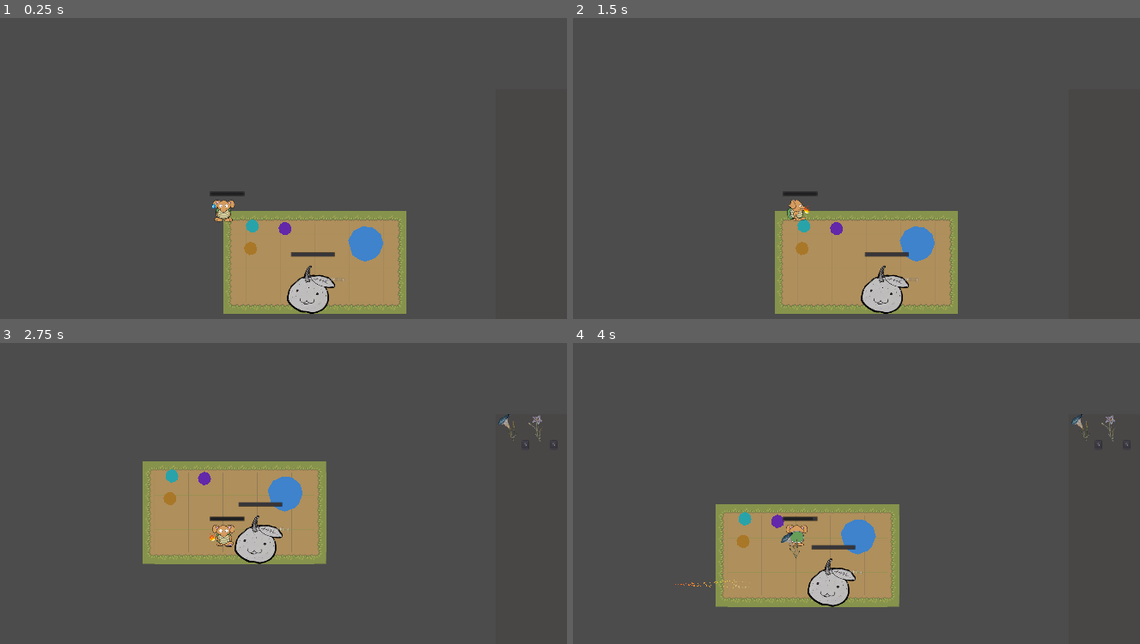
Above: before the commit, frames 1-4 (two rows, left to right).
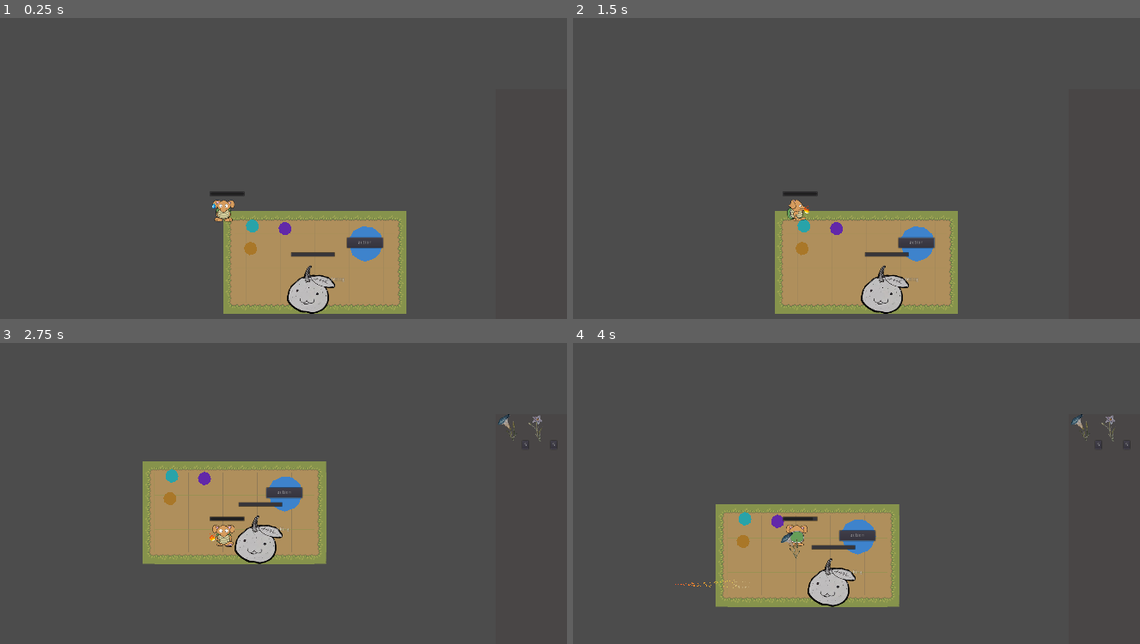
Above: after the commit, the same moments.

Repository: drarbego/magic-garden
Game: Godot game, scene res://Worlds/World.tscn
Same seed, same stepped clock (60 frames per second), same inputs: the game is played once before the commit and once after it.
Inputs (mouse positions are in pixels of both pictures, inside the frame that each line leads up to):
- Up to frame 1 (0.25 s): no input
- Up to frame 2 (1.5 s): click (935, 243) at 0.5 s, where only the run after the commit has a clickable "action"; move the mouse to (947, 192) at 1.27 s; hold Right (ui_right) from 1.28 s (still down); hold Shift (change_action) from 1.28 s (still down)
- Up to frame 3 (2.75 s): tap Space (ui_select) at 1.52, 2.27 s; move the mouse to (85, 556) at 2.02 s; release Right (ui_right) at 2.03 s; release Shift (change_action) at 2.03 s; hold Down (ui_down) from 2.03 s (still down); click (85, 556) at 2.1 s
- Up to frame 4 (4 s): move the mouse to (867, 451) at 2.77 s; release Down (ui_down) at 2.78 s; hold Right (ui_right) 2.78-3.53 s; hold Shift (change_action) 2.78-3.53 s; tap Enter at 3.5 s; move the mouse to (760, 613) at 3.52 s; hold Up (ui_up) from 3.53 s (still down); click (760, 613) at 3.6 s; tap Space (ui_select) at 3.77 s

The runs differ from the first frame. In frame 1, 0.3% of the frame differs, in the area x 61-68%, y 72-77%; in frame 2, 0.3%; in frame 3, 0.3%, in the area x 46-54%, y 47-52%; in frame 4, 0.3%.

Commit message:
water provider wip

Diff:
--- a/Engine/Character/Character.gd
+++ b/Engine/Character/Character.gd
@@ -11,6 +11,7 @@
 var dir = Vector2.ZERO
 var max_health = 50.0
 var health = max_health
+var max_water = 10.0
 
 # make it a reference to the plant obj and only
 # make it null if is the same instance id
--- a/WaterDispenser.gd
+++ b/WaterDispenser.gd
@@ -4,7 +4,31 @@
 const WaterDropItem = preload("res://ItemTypes/WaterDropItem.tscn")
 const MAX_AMOUNT = 5
 
+export var water_content :=	20.0
+var is_player_near := false
+
+onready var player = get_node("../Character")
+
+func provide_water(player):
+	if self.water_content >= 0.0:
+		self.player.add_item_to_inventory(WaterDropItem, min(self.water_content, MAX_AMOUNT), MAX_AMOUNT)
+		self.water_content -= MAX_AMOUNT
+		$Control/ProgressBar.value =  (self.water_content / 20.0) * $Control/ProgressBar.max_value
+		$Tween.interpolate_callback(self, 1.0, "provide_water")
 
 func _on_WaterDispenser_body_entered(body):
 	if body is Character:
-		body.add_item_to_inventory(WaterDropItem, MAX_AMOUNT, MAX_AMOUNT)
+		$Display.set_visible(true)
+		self.is_player_near = true
+
+func _on_WaterDispenser_body_exited(body):
+	if body is Character:
+		$Display.set_visible(false)
+		self.is_player_near = false
+		$Tween.remove_all()
+
+func _on_ActionButton_toggled(button_pressed:bool):
+	if button_pressed:
+		$Tween.interpolate_callback(self, 1.0, "provide_water")
+	else:
+		$Tween.remove_all()
--- a/WaterDispenser.tscn
+++ b/WaterDispenser.tscn
@@ -14,4 +14,37 @@
 [node name="Polygon2D" type="Polygon2D" parent="."]
 color = Color( 0.247059, 0.517647, 0.803922, 1 )
 polygon = PoolVector2Array( 50.0835, -0.383801, 42.5069, -27.3229, 20.0576, -45.5629, -7.4427, -48.369, -33.5399, -35.4607, -48.4126, -9.36349, -36.4582, 31.4549, -17.7705, 44.4696, -0.417542, 50.4764, 26.613, 40.4651, 38.9602, 28.7852 )
+
+[node name="Display" type="Control" parent="."]
+visible = false
+margin_right = 40.0
+margin_bottom = 40.0
+__meta__ = {
+"_edit_use_anchors_": false
+}
+
+[node name="ProgressBar" type="ProgressBar" parent="Display"]
+margin_left = -1.33484
+margin_top = -64.0723
+margin_right = 134.665
+margin_bottom = -50.0723
+step = 1.0
+page = 100.0
+__meta__ = {
+"_edit_use_anchors_": false
+}
+
+[node name="ActionButton" type="Button" parent="."]
+margin_left = -51.7296
+margin_top = -16.9131
+margin_right = 49.2704
+margin_bottom = 12.0869
+text = "action"
+__meta__ = {
+"_edit_use_anchors_": false
+}
+
+[node name="Tween" type="Tween" parent="."]
+
 [connection signal="body_entered" from="." to="." method="_on_WaterDispenser_body_entered"]
+[connection signal="toggled" from="ActionButton" to="." method="_on_ActionButton_toggled"]
--- a/Worlds/World.tscn
+++ b/Worlds/World.tscn
@@ -276,6 +276,7 @@
 
 [node name="WaterDispenser" parent="." instance=ExtResource( 3 )]
 position = Vector2( 396.903, 91.6577 )
+water_content = 20.0
 
 [node name="SeedDispenser" parent="." instance=ExtResource( 6 )]
 position = Vector2( 75.6807, 105.953 )
Binary file added: Assets/transparent_128x128.png
